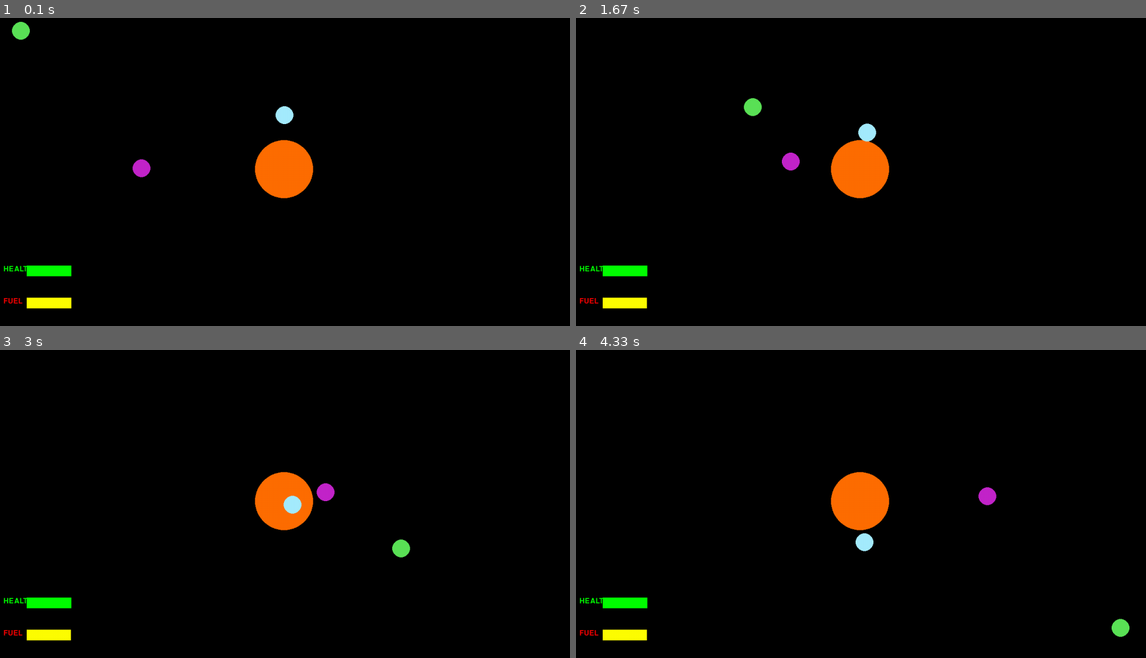
Above: before the commit, frames 1-4 (two rows, left to right).
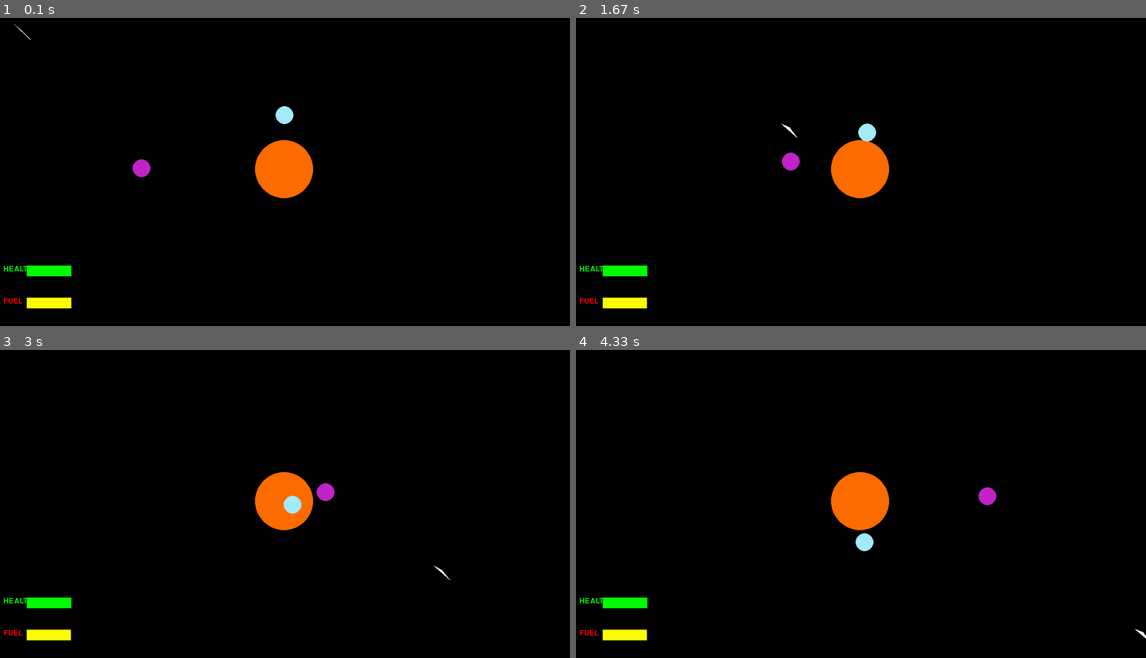
Above: after the commit, the same moments.

Repository: JoelWester/pygames
Game: pygame game, started from SpaceGame.py
Same seed, same stepped clock (60 frames per second), same inputs: the game is played once before the commit and once after it.
Inputs (mouse positions are in pixels of both pictures, inside the frame that each line leads up to):
- Up to frame 1 (0.1 s): no input
- Up to frame 2 (1.67 s): press the mouse at (838, 184) at 0.37 s; move the mouse to (940, 172) at 0.47 s; release the mouse at (1043, 159) at 0.6 s; hold D 0.67-1.13 s; move the mouse to (838, 79) at 0.7 s; hold W 1.17-1.47 s; hold D from 1.5 s (still down)
- Up to frame 3 (3 s): release D at 1.97 s; hold A 2-2.53 s; hold S 2.57-2.87 s; hold A from 2.9 s (still down)
- Up to frame 4 (4.33 s): release A at 3.3 s; hold W 3.33-3.7 s; hold D from 3.73 s (still down)

The runs differ from the first frame. In frame 1, 0.2% of the frame differs, in the area x 2-6%, y 1-8%; in frame 2, 0.2%, in the area x 29-39%, y 25-39%; in frame 3, 0.2%; in frame 4, 0.2%.

Commit message:
Add files via upload
SpaceGame added unit_vector function, added ship_polygon function, replaced all floordivision with division

Diff:
--- a/SpaceGame.py
+++ b/SpaceGame.py
@@ -12,7 +12,7 @@
 height = screen.get_height()
 fps = pygame.time.Clock()
 counter = 0
-centre = (width//2,height//2)
+centre = (width/2,height/2)
 show_axes = True
 sysfont = pygame.font.get_default_font()
 font = pygame.font.SysFont(None, 24)
@@ -31,7 +31,7 @@
 
 class Ship:
     mass = 0.5
-    velocity = (0.0, 0.0)
+    velocity = (1.0, 1.0)
     fuel = 200.0
     hp = 100.0
     def __init__(self, type, position, color):
@@ -40,27 +40,39 @@
         self.color = color
 
 #Ship
-ship = Ship("ship", (50.0, 50.0), (91, 226, 87))
+ship = Ship("ship", (50.0, 50.0), (255, 255, 255))
 
 #Planets
-a = Body("planet", (centre[0]//2, centre[1]), (random.randint(1,254), random.randint(1,254), random.randint(1,254)), (0.2,-0.2))
-b = Body("planet", (centre[0], centre[1]//1.5), (random.randint(1,254), random.randint(1,254), random.randint(1,254)), (0.2,-0.2))
+a = Body("planet", (centre[0]/2, centre[1]), (random.randint(1,254), random.randint(1,254), random.randint(1,254)), (0.2,-0.2))
+b = Body("planet", (centre[0], centre[1]/1.5), (random.randint(1,254), random.randint(1,254), random.randint(1,254)), (0.2,-0.2))
 planets = {a,b}
 
 print('Ship details:')
 print('pos: ', ship.position)
 print('velocity: ', ship.velocity)
 
+def unit_vector(vector):
+    magnitude = math.sqrt(vector[0]*vector[0]+vector[1]*vector[1])
+    return vector[0]/magnitude, vector[1]/magnitude
+
 def from_centre(x,y):
     return (centre[0]-x,centre[1]-y)
+
+def ship_polygon(pos, vel):
+    x = unit_vector(vel)
+    normal = unit_vector((math.pow(x[0],-1)*-1, math.pow(x[1],-1)*-1))
+    return (pos[0]+x[0]*20, pos[1]+x[1]*20.0),  (pos[0]+((-0.5*x[0])+normal[0])*20.0, pos[1]+((-0.5*x[1])+normal[1])*20.0), (pos[0]-((-0.5*x[0])-normal[0])*20.0, pos[1]-((-0.5*x[1])-normal[1])*20.0)
 
 def render():
     screen.fill((0, 0, 0))
 
+    #Draw planets
     pygame.draw.circle(screen, (255, 110, 0), centre, 65)
     for planet in planets:
         pygame.draw.circle(screen, planet.color, planet.position, 20)
-    pygame.draw.circle(screen, ship.color, ship.position, 20)
+    #Draw ship
+    polygon = ship_polygon(ship.position, ship.velocity)
+    pygame.draw.polygon(screen, ship.color, polygon, 0)
 
     #Fuel
     #Draw text
@@ -104,9 +116,8 @@
                 mouseDown = True
             mousePos = pygame.mouse.get_pos()
             vector = ship.position[0]-mousePos[0], ship.position[1]-mousePos[1]
-            magnitude = math.sqrt(vector[0]*vector[0]+vector[1]*vector[1])
-            unitVector = vector[0]//magnitude, vector[1]//magnitude
-            ship.velocity = ship.velocity[0]-unitVector[0]*0.2, ship.velocity[1]-unitVector[1]*0.2
+            x = unit_vector(vector)
+            ship.velocity = ship.velocity[0]-x[0]*0.2, ship.velocity[1]-x[1]*0.2
             ship.fuel -= 0.1
     #Ship updates
     distance = from_centre(ship.position[0], ship.position[1])
